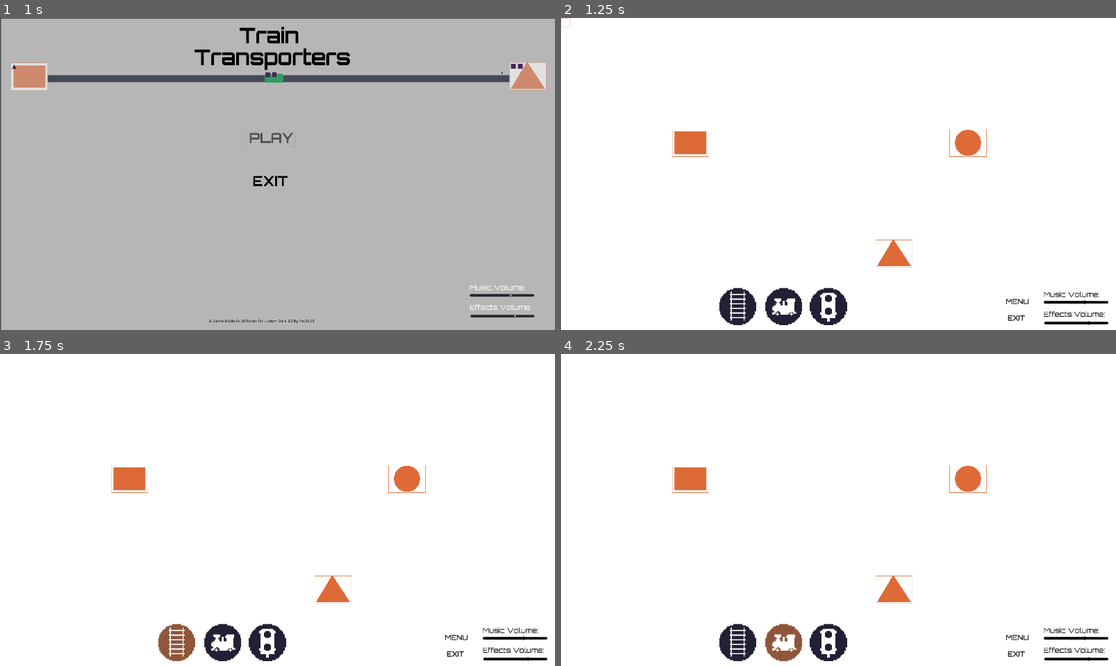
Above: before the commit, frames 1-4 (two rows, left to right).
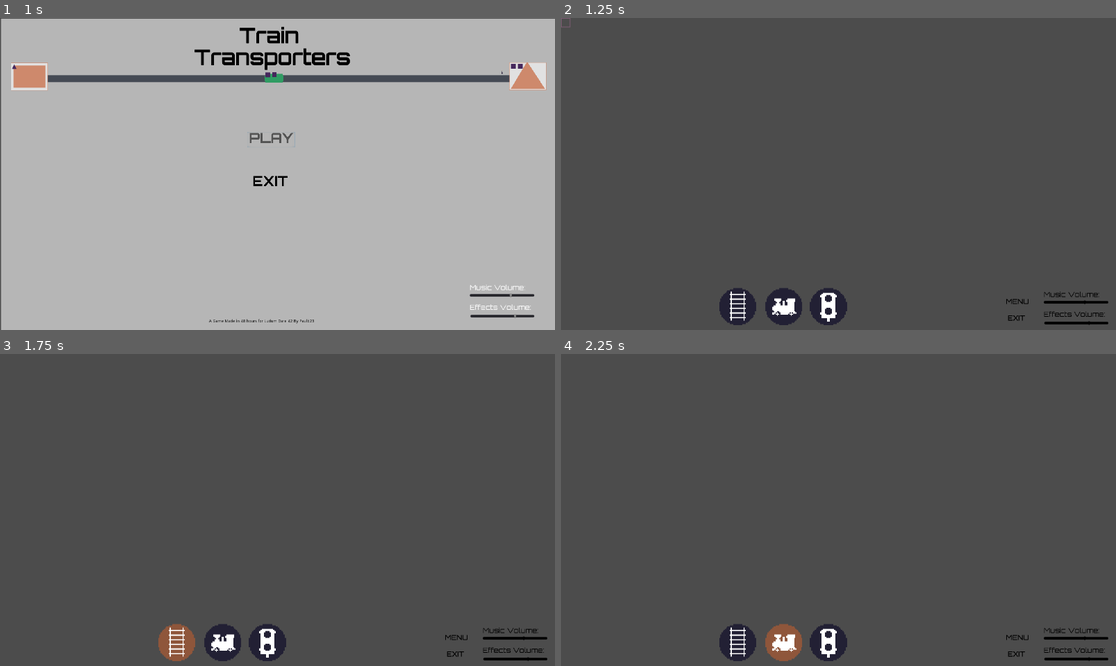
Above: after the commit, the same moments.

Repository: Paulb23/ludum_dare_45
Game: Godot game, scene res://menus/main_menu.tscn
Same seed, same stepped clock (60 frames per second), same inputs: the game is played once before the commit and once after it.
Inputs (mouse positions are in pixels of both pictures, inside the frame that each line leads up to):
- Up to frame 1 (1 s): click "PLAY" at 0.5 s
- Up to frame 2 (1.25 s): no input
- Up to frame 3 (1.75 s): click (177, 644) at 1.25 s
- Up to frame 4 (2.25 s): click (783, 644) at 2 s

Frame 1 is identical in both runs. In frame 2, 98% of the frame differs, in the area x 0-100%, y 0-100%; in frame 3, 98%; in frame 4, 98%.
Error after the commit: Parse Error: The function signature doesn't match the parent. Parent signature is: "bool has_signal(String)". (res://scripts/level.gd:51)

Commit message:
Delete signals and prevent muilti editing

Diff:
--- a/ludum_dare_45/game.gd
+++ b/ludum_dare_45/game.gd
@@ -14,6 +14,7 @@
 	$player.connect("sell_tile", $level, "sell_tile")
 	$player.connect("buy_train", self, "_buy_train")
 	$player.connect("can_place_signal_zone", self, "_can_place_signal_zone")
+	$player.connect("sell_signal", self, "_sell_signal")
 
 	$ui.connect("build_rail_toggled", $player, "set_building_rail")
 	$ui.connect("place_train_toggled", $player, "set_place_train")
@@ -57,6 +58,9 @@
 
 func _can_place_signal(x : int, y : int) -> void:
 	$player.can_place_signal = ($level.get_tile(x ,y) != $level.EMPTY && $level.get_tile(x ,y) != $level.STATION_TILE);
+	if (!$player.can_place_signal):
+		return
+	$player.can_place_signal = !$level.has_signal(x, y)
 
 func _can_place_signal_zone(x : int, y : int) -> void:
 	$player.can_place_signal_zone = ($level.get_tile(x ,y) != $level.EMPTY && $level.get_tile(x ,y) != $level.STATION_TILE);
@@ -73,6 +77,11 @@
 		return
 	clicked_signal = signal_to_edit
 	$ui.edit_signal(signal_to_edit)
+
+func _sell_signal(x : int, y: int) -> void:
+	if (!$level.has_signal(x, y)):
+		return
+	$level.remove_signal(x, y)
 
 func _buy_track(x : int, y: int) -> void:
 	if (!$player.can_place_track):
@@ -105,7 +114,7 @@
 	for other_trains in $trains.get_children():
 		if (other_trains == train):
 			continue
-		var train_pos = Vector2(other_trains.position.x / 32, other_trains.position.y / 32)
+		var train_pos = $level/nav/map.world_to_map(other_trains.position)
 		if (zone.has(train_pos)):
 			train.train_in_path = true
 			if (new_route):
--- a/ludum_dare_45/objects/train.gd
+++ b/ludum_dare_45/objects/train.gd
@@ -153,9 +153,12 @@
 			yield($train_check_timer, "timeout")
 			checks += 1
 			# longer then 20, find a diffrent route.
+			if (main_node == null):
+				train_in_path = false
+				break
 			emit_signal("train_zone_check", self, main_node.get_zone(), checks > 20)
 
-	if (main_node.get_name().find("train") != -1):
+	if (main_node != null && main_node.get_name().find("train") != -1):
 		emit_signal("crash")
 		dead = true
 		main_node.dead = true
--- a/ludum_dare_45/scripts/level.gd
+++ b/ludum_dare_45/scripts/level.gd
@@ -26,6 +26,7 @@
 var station = preload("res://objects/station.tscn")
 var stations = {}
 
+var signals = []
 var signal_scene = preload("res://objects/signal.tscn")
 
 func _ready() -> void:
@@ -34,10 +35,21 @@
 			map.set_cell(x ,y, 0)
 
 func create_signal(x : int, y : int) -> void:
+	signals.push_back(Vector2(x,y))
 	var new_signal = signal_scene.instance()
 	new_signal.position = Vector2(x * 32, y * 32)
 	new_signal.connect("clicked", self, "signal_clicked")
 	$signals.add_child(new_signal)
+
+func remove_signal(x : int, y : int) -> void:
+	var vec = Vector2(x, y)
+	for placed_signal in $signals.get_children():
+		if (placed_signal.position / 32 == vec):
+			placed_signal.queue_free()
+	signals.erase(vec)
+
+func has_signal(x : int, y : int) -> bool:
+	return signals.has(Vector2(x,y))
 
 func signal_clicked(clicked_signal) -> void:
 	emit_signal("edit_signal", clicked_signal)
--- a/ludum_dare_45/scripts/player.gd
+++ b/ludum_dare_45/scripts/player.gd
@@ -10,6 +10,7 @@
 signal can_place_train
 signal can_place_signal
 signal can_place_signal_zone
+signal sell_signal
 
 var signal_edit
 
@@ -73,6 +74,9 @@
 			if (placing_signal_zone):
 				signal_edit.remove_zone_check(floor(mouse_pos.x / Globals.tile_width), floor(mouse_pos.y / Globals.tile_height))
 				return
+			if (placing_signal):
+				emit_signal("sell_signal", floor(mouse_pos.x / Globals.tile_width), floor(mouse_pos.y / Globals.tile_height))
+				return
 			emit_signal("sell_tile", floor(mouse_pos.x / Globals.tile_width), floor(mouse_pos.y / Globals.tile_height))
 
 func set_building_rail(enabled : bool) -> void:
--- a/ludum_dare_45/scripts/ui.gd
+++ b/ludum_dare_45/scripts/ui.gd
@@ -28,18 +28,27 @@
 	updating_buttons = false;
 
 func build_rail_toggled(toggled : bool) -> void:
+	if ($signal_editor.visible || $train_controller.visible):
+		_reset_buttons()
+		return
 	emit_signal("build_rail_toggled", toggled)
 	if (toggled):
 		$place_train.set_pressed(false)
 		$place_signal.set_pressed(false)
 
 func place_train_toggled(toggled : bool) -> void:
+	if ($signal_editor.visible || $train_controller.visible):
+		_reset_buttons()
+		return
 	emit_signal("place_train_toggled", toggled)
 	if (toggled):
 		$build_rail.set_pressed(false)
 		$place_signal.set_pressed(false)
 
 func place_signal_toggled(toggled : bool) -> void:
+	if ($signal_editor.visible || $train_controller.visible):
+		_reset_buttons()
+		return
 	emit_signal("place_signal_toggled", toggled)
 	if (toggled):
 		$build_rail.set_pressed(false)
